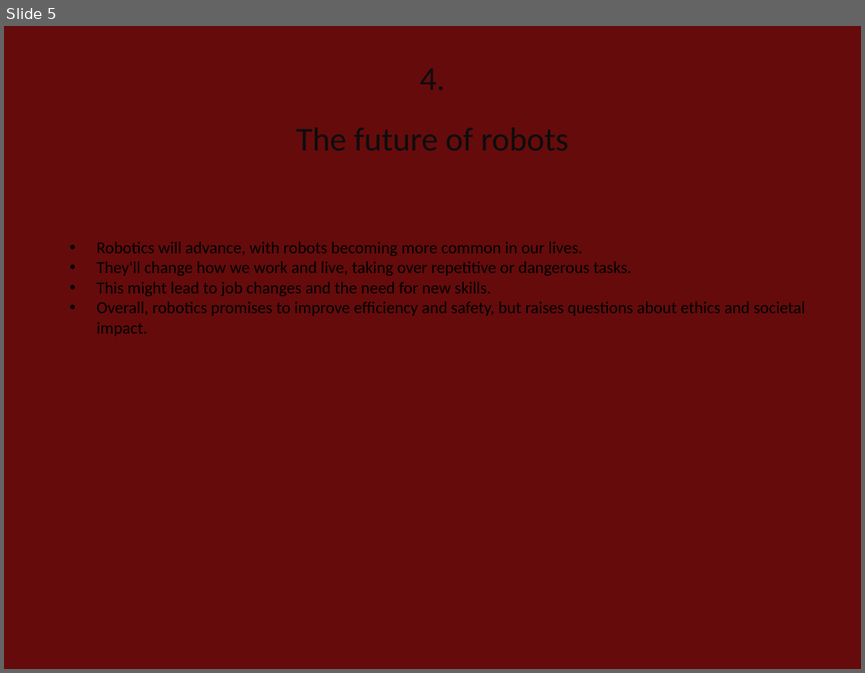
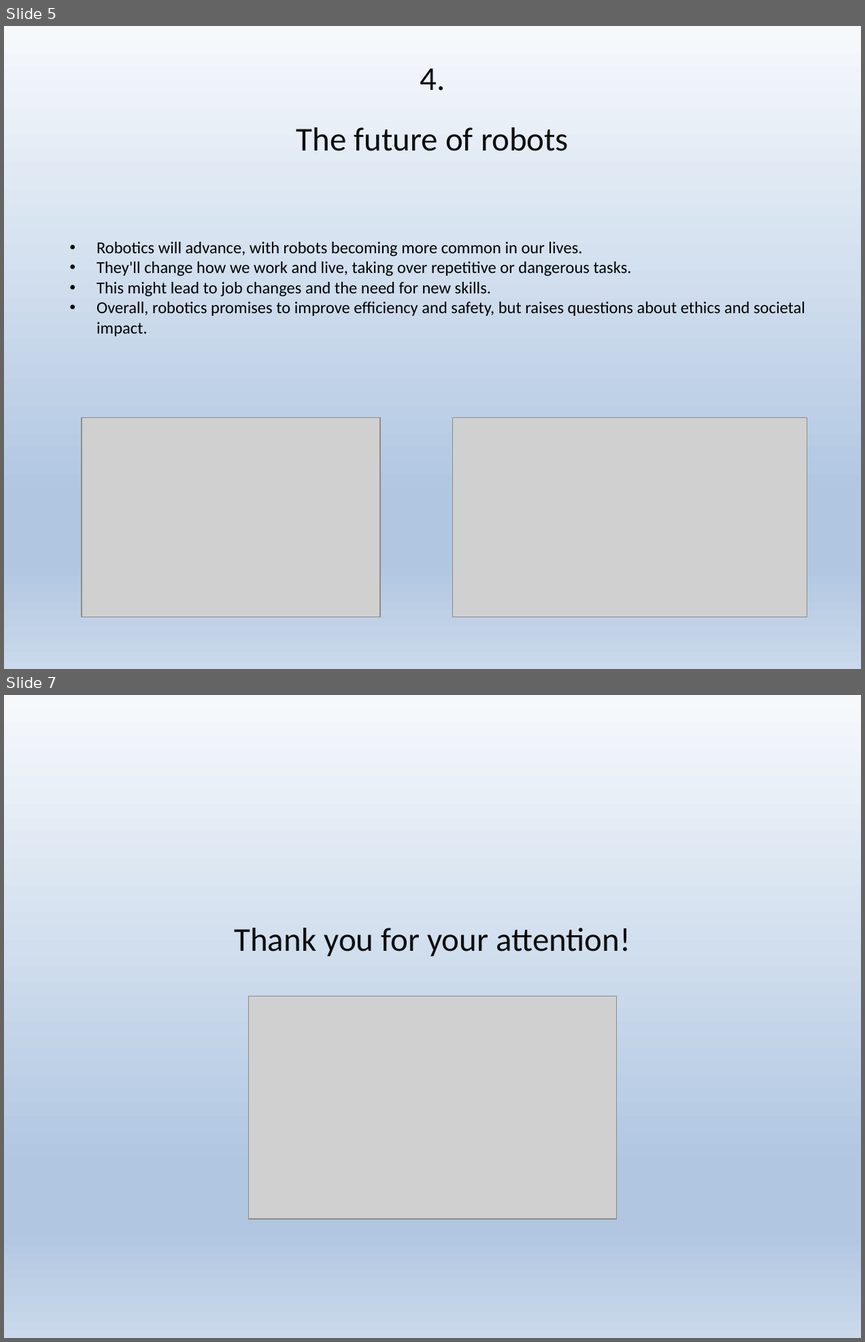
Before and after one commit to bekesi142/balkezesek, a slide deck: Bemutató1.pptx. Shown one above the other, each under a label of ours: slide 5 before the commit, slides 5 and 7 after it; the slides between them are not shown. The pictures are 865x673 and 865x1342 pixels, drawn with LibreOffice and Linux fonts; fonts in the diff are those of the drawing; grey boxes stand for pictures. Boxes give left, top, right and bottom in pixels: in the first picture for what was removed or moved away, otherwise in the second. Text is boxed around its words. In the diff, an @@ line names an element or a change of style, - is before the commit and + after.

```diff
--- a/Bemutató1.pptx
+++ b/Bemutató1.pptx
@@ slide 7 added at (4,695,861,1338), background gradient #F6F9FC to #B0C6E1 to #CAD9EB @@
@@ text added at (234,928,631,956), 28 pt, text #0D0D0D @@
+Thank you for your attention!
@@ picture added at (248,996,616,1219) @@
@@ slide 5 changed as well @@
@@ background #650B0B to gradient #F6F9FC to #B0C6E1 to #CAD9EB @@
@@ text added at (419,68,445,91), 28 pt, text #0D0D0D @@
+4.
@@ text added at (296,127,568,151), 28 pt, text #0D0D0D @@
+The future of robots
@@ picture added at (82,418,380,616) @@
@@ picture added at (453,418,808,616) @@
```
Also in this commit, not shown: 4 other slides changed, 1 other slide added.
